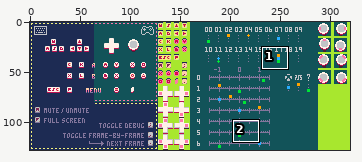
File history of a pixel-art file, examples/input-tester/public/spritesheet.aseprite. Above: a wide view before the commit, with the close-up outlined.
Close-up. As it was:
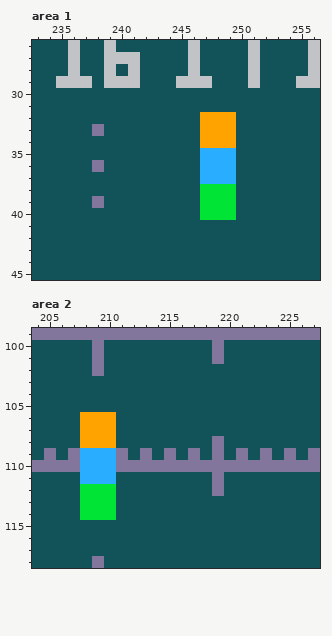
320x128 pixels, 1 frame. Shown: area 1: x 233..256, y 26..45; area 2: x 204..227, y 99..118. The commit also changed other parts of the picture, which this record leaves out.
New version:
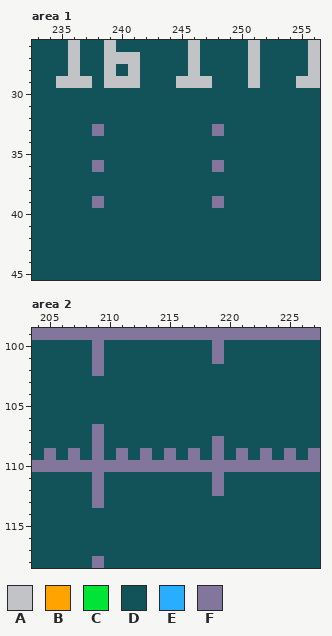
Palette (. is transparent): A #c2c3c7  B #ffa300  C #00e436  D #125359  E #29adff  F #83769c
Edits made:
layer "_debug demo" now hidden
--- area 1
@@ x 245..251 @@
 31 DDDDDDD
-32 DDBBBDD
-33 DDBBBDD
-34 DDBBBDD
-35 DDEEEDD
-36 DDEEEDD
-37 DDEEEDD
-38 DDCCCDD
-39 DDCCCDD
-40 DDCCCDD
+32 DDDDDDD
+33 DDDFDDD
+34 DDDDDDD
+35 DDDDDDD
+36 DDDFDDD
+37 DDDDDDD
+38 DDDDDDD
+39 DDDFDDD
+40 DDDDDDD
 41 DDDDDDD
--- area 2
@@ x 206..212 @@
 105 DDDDDDD
-106 DDBBBDD
-107 DDBBBDD
-108 DDBBBDD
-109 DFEEEFD
-110 FFEEEFF
-111 DDEEEDD
-112 DDCCCDD
-113 DDCCCDD
-114 DDCCCDD
+106 DDDDDDD
+107 DDDFDDD
+108 DDDFDDD
+109 DFDFDFD
+110 FFFFFFF
+111 DDDFDDD
+112 DDDFDDD
+113 DDDFDDD
+114 DDDDDDD
 115 DDDDDDD
Where, in picture pixels (left, top, right, bottom), the same in both close-ups:
changed: (200, 112, 236, 220)
changed: (80, 412, 116, 520)
